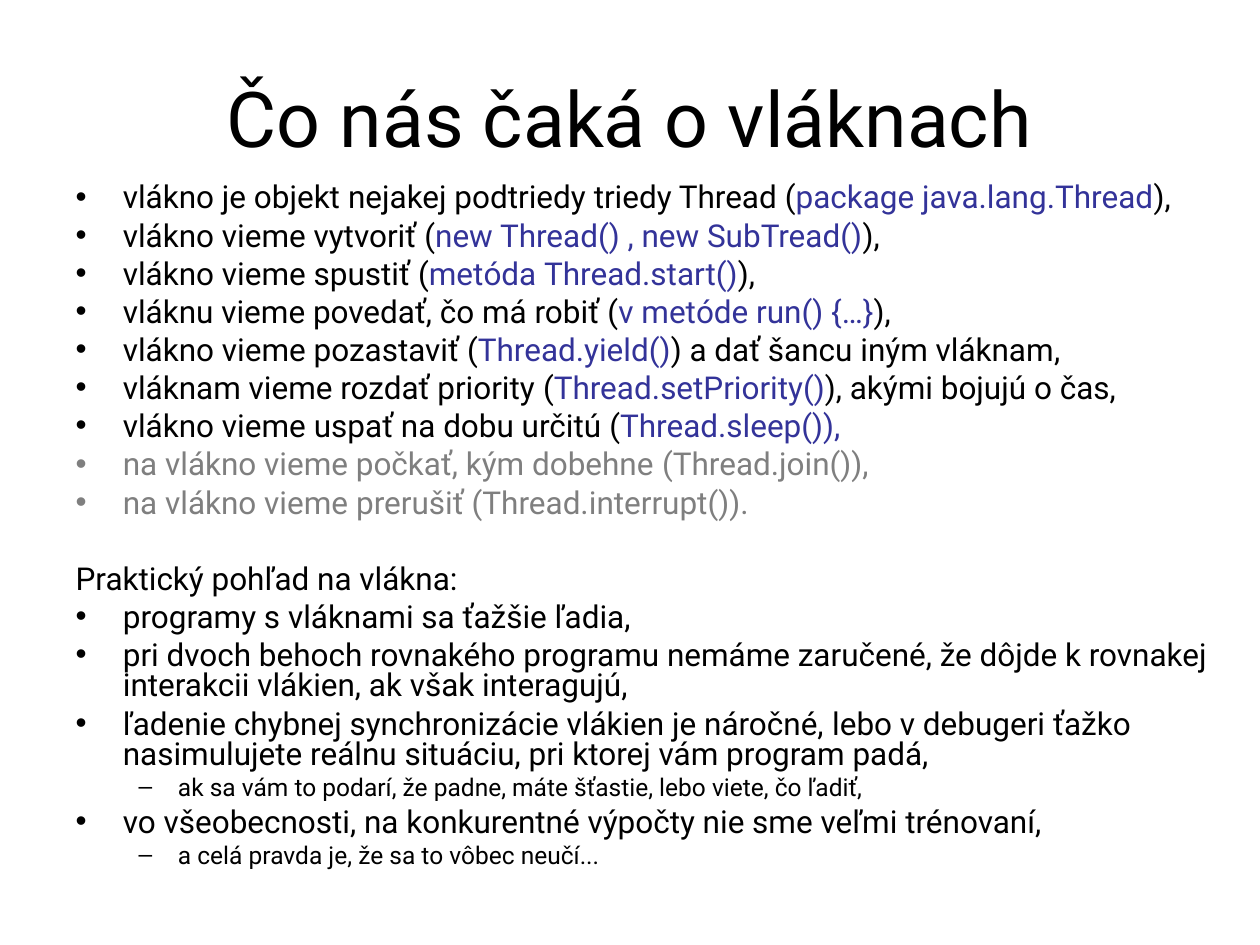
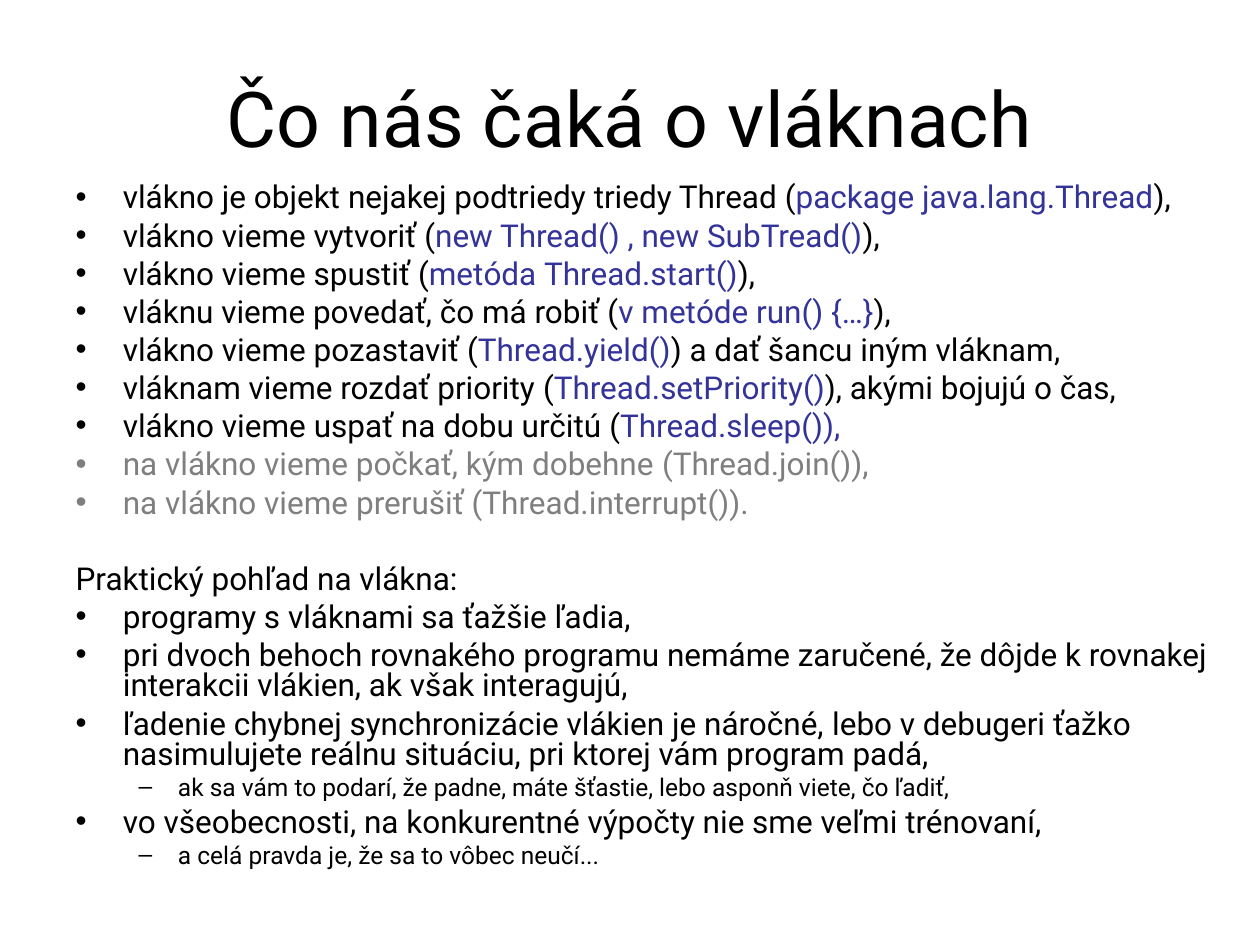
Before and after one commit to Programovanie4/Prednasky, a slide deck: slide 3 of 08/08_java.ppt. Drawn at 1260x945 pixels with LibreOffice and Linux fonts; fonts in the diff are those of the drawing. Boxes give left, top, right and bottom in pixels: in the first picture for what was removed or moved away, otherwise in the second. Text is boxed around its words. In the diff, an @@ line names an element or a change of style, - is before the commit and + after.

```diff
--- a/08/08_java.ppt
+++ b/08/08_java.ppt
@@ text at box(178, 776, 949, 801): text changed @@
-  – ak sa vám to podarí, že padne, máte šťastie, lebo viete, čo ľadiť,
+  – ak sa vám to podarí, že padne, máte šťastie, lebo asponň viete, čo ľadiť,
```
Also in this commit, not shown: 3 other slides changed, 3 slides added, 2 other files.
